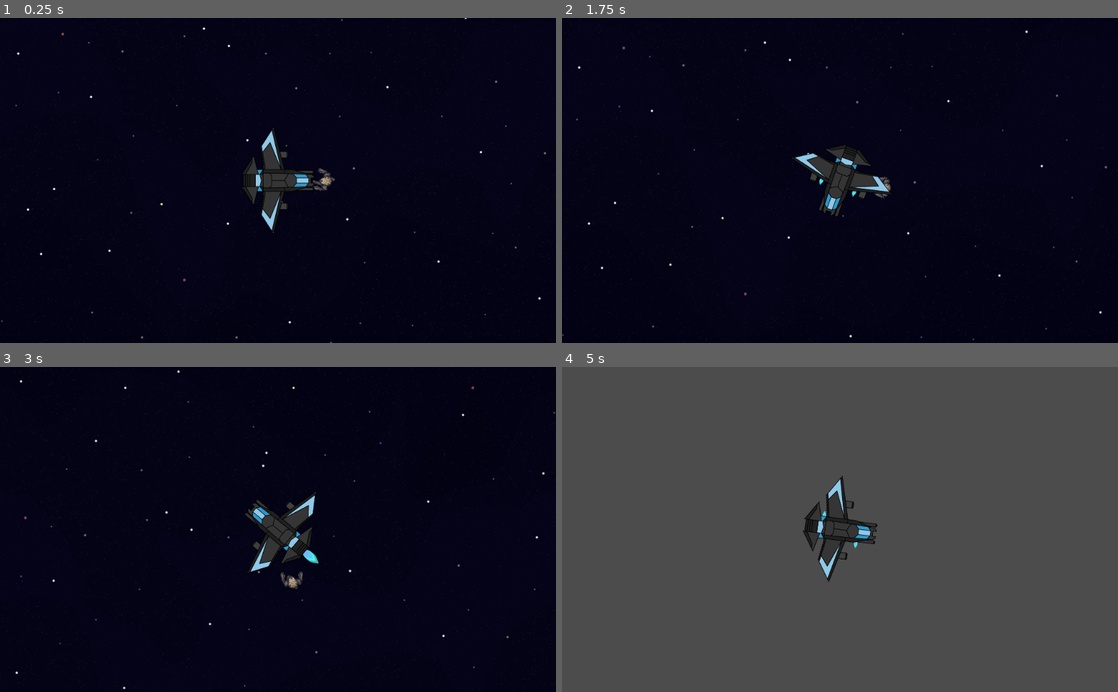
Above: before the commit, frames 1-4 (two rows, left to right).
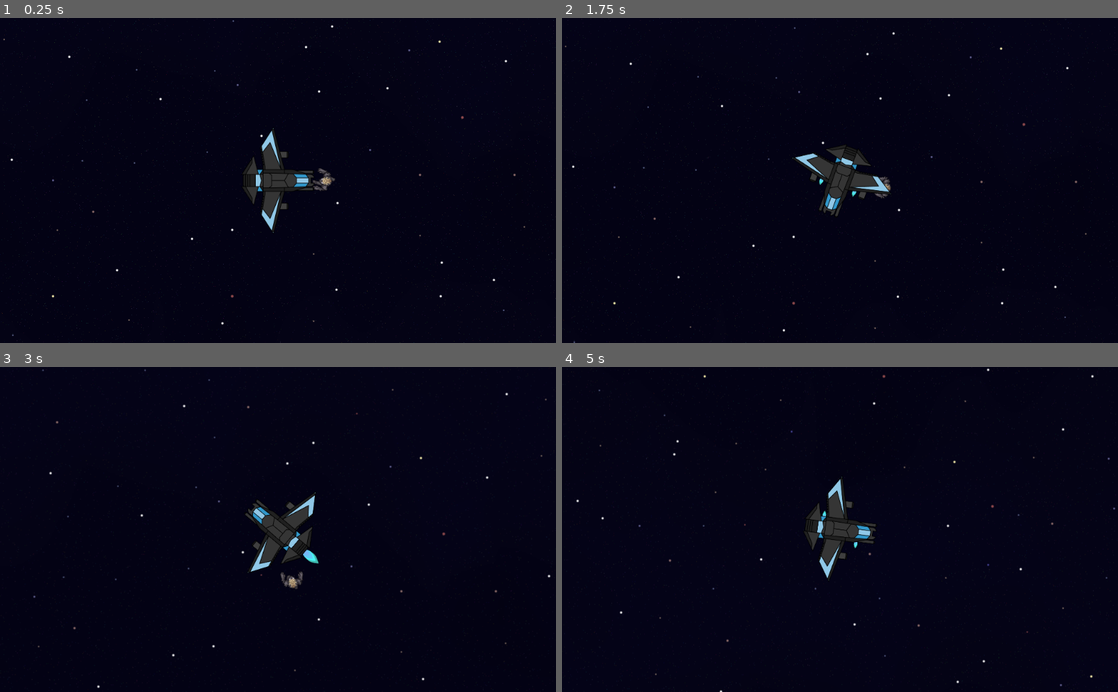
Above: after the commit, the same moments.

Repository: Bradels/minijam2022
Game: Godot game, scene res://Scenes/TestWorld.tscn
Two runs of this game, one before a commit and one after it. Both use one fixed random seed, a clock stepped at 60 frames per second and the inputs below. This scene is started directly instead of the project's main scene.
Inputs (mouse positions are in pixels of both pictures, inside the frame that each line leads up to):
- Up to frame 1 (0.25 s): no input
- Up to frame 2 (1.75 s): move the mouse to (962, 164) at 0.52 s; press the mouse at (962, 164) at 0.53 s; hold D (right) 0.53-1.28 s; move the mouse to (728, 196) at 1.27 s; release the mouse at (728, 196) at 1.28 s; hold S (down) from 1.28 s (still down); click (728, 196) at 1.35 s
- Up to frame 3 (3 s): move the mouse to (333, 458) at 2.02 s; release S (down) at 2.03 s; press the mouse at (333, 458) at 2.03 s; hold D (right) 2.03-2.78 s; move the mouse to (250, 594) at 2.77 s; release the mouse at (250, 594) at 2.78 s; hold W (ship_forward) from 2.78 s (still down); click (250, 594) at 2.85 s
- Up to frame 4 (5 s): move the mouse to (1006, 578) at 3.52 s; release W (ship_forward) at 3.53 s; press the mouse at (1006, 578) at 3.53 s; hold A (left) from 3.53 s (still down); move the mouse to (673, 480) at 4.27 s; release the mouse at (673, 480) at 4.28 s; click (673, 480) at 4.35 s

The runs differ from the first frame. In frame 1, 0.8% of the frame differs, in the area x 0-100%, y 0-100%; in frame 2, 0.5%; in frame 3, 0.4%; in frame 4, 98%.

Commit message:
fix: Parallax edges no longer visible

Diff:
--- a/Scenes/Entities/Player.tscn
+++ b/Scenes/Entities/Player.tscn
@@ -3,14 +3,6 @@
 [ext_resource path="res://Resources/PlayerSpriteFrames.tres" type="SpriteFrames" id=1]
 [ext_resource path="res://Scripts/Entities/Player/Player.gd" type="Script" id=2]
 [ext_resource path="res://Scripts/Entities/Player/Network.gd" type="Script" id=3]
-
-[sub_resource type="SpriteFrames" id=14]
-animations = [ {
-"frames": [  ],
-"loop": true,
-"name": "default",
-"speed": 5.0
-} ]
 
 [sub_resource type="CircleShape2D" id=12]
 radius = 12.0
@@ -25,7 +17,7 @@
 position = Vector2( 7, 0 )
 rotation = -1.5708
 frames = ExtResource( 1 )
-frame = 6
+frame = 7
 playing = true
 
 [node name="Camera" type="Camera2D" parent="."]
--- a/Scenes/TestWorld.tscn
+++ b/Scenes/TestWorld.tscn
@@ -7,10 +7,9 @@
 [node name="World" type="Node2D"]
 
 [node name="Background" type="ParallaxBackground" parent="."]
-follow_viewport_enable = true
+scroll_offset = Vector2( 1024, 1024 )
 
 [node name="Layer" type="ParallaxLayer" parent="Background"]
-motion_offset = Vector2( 1024, 1024 )
 motion_mirroring = Vector2( 1024, 1024 )
 
 [node name="Starfield" type="Sprite" parent="Background/Layer"]
